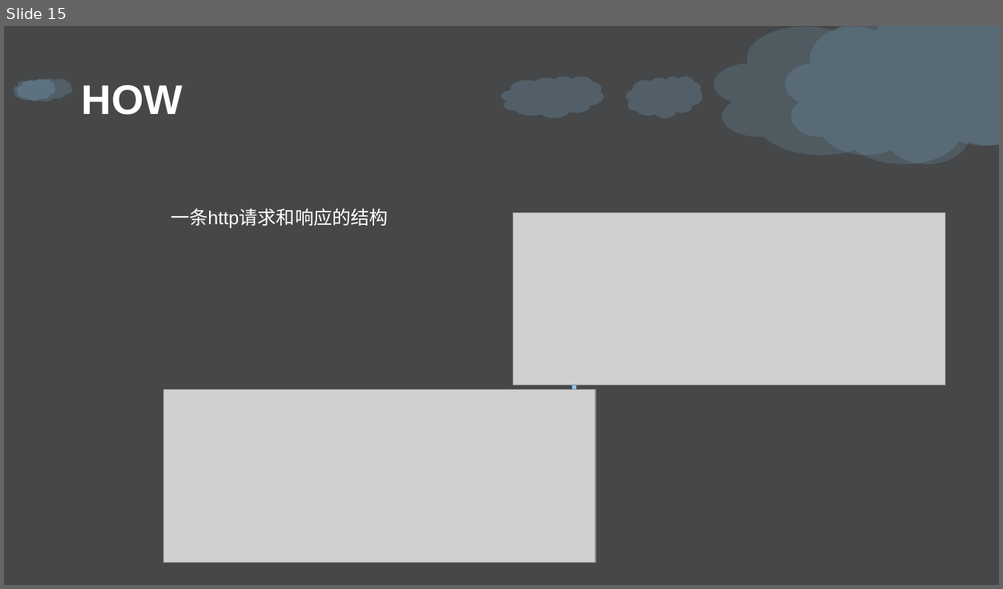
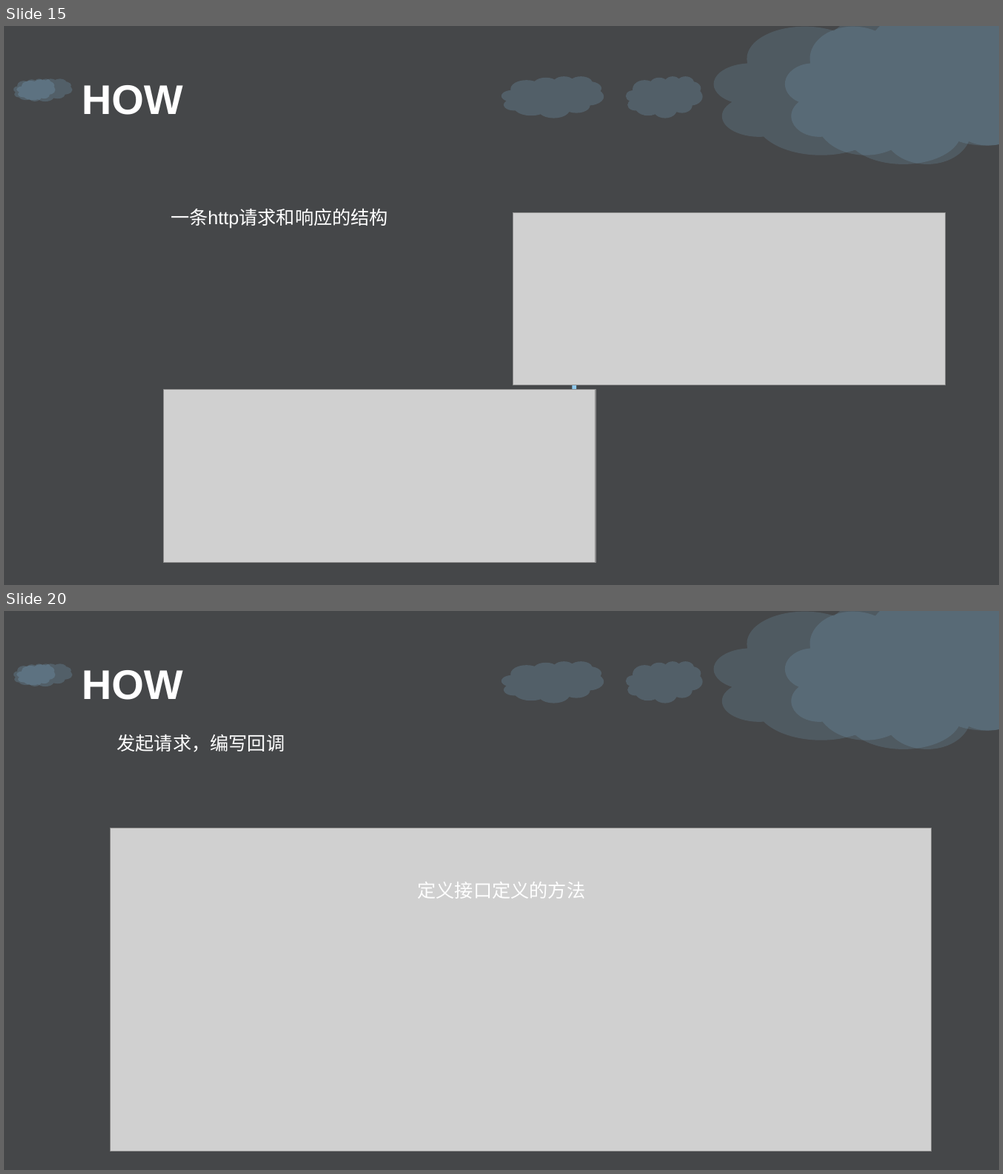
Before and after one commit to daisongsong1991/ppt, a slide deck: net_ppt.pptx. Shown one above the other, each under a label of ours: slide 15 before the commit, slides 15 and 20 after it; the slides between them are not shown. The pictures are 1003x589 and 1003x1174 pixels, drawn with LibreOffice and Linux fonts; fonts in the diff are those of the drawing; grey boxes stand for pictures; background and template pictures are left out. Boxes give left, top, right and bottom in pixels: in the first picture for what was removed or moved away, otherwise in the second. Text is boxed around its words. In the diff, an @@ line names an element or a change of style, - is before the commit and + after.

```diff
--- a/net_ppt.pptx
+++ b/net_ppt.pptx
@@ slide 20 added at (4,611,999,1170), background picture (left out); not listed: 6 template elements that a slide beside it also shows @@
@@ text added at (82,670,183,700), 40 pt, text #FFFFFF, bold @@
+HOW
@@ text added at (117,735,285,752), 18 pt, text #FFFFFF @@
+发起请求，编写回调
@@ picture added at (110,828,930,1151) @@
@@ text added at (417,882,585,899), 18 pt, text #FFFFFF @@
+定义接口定义的方法
```
Also in this commit, not shown: 16 slides changed, 4 other slides added, 4 slides removed.
